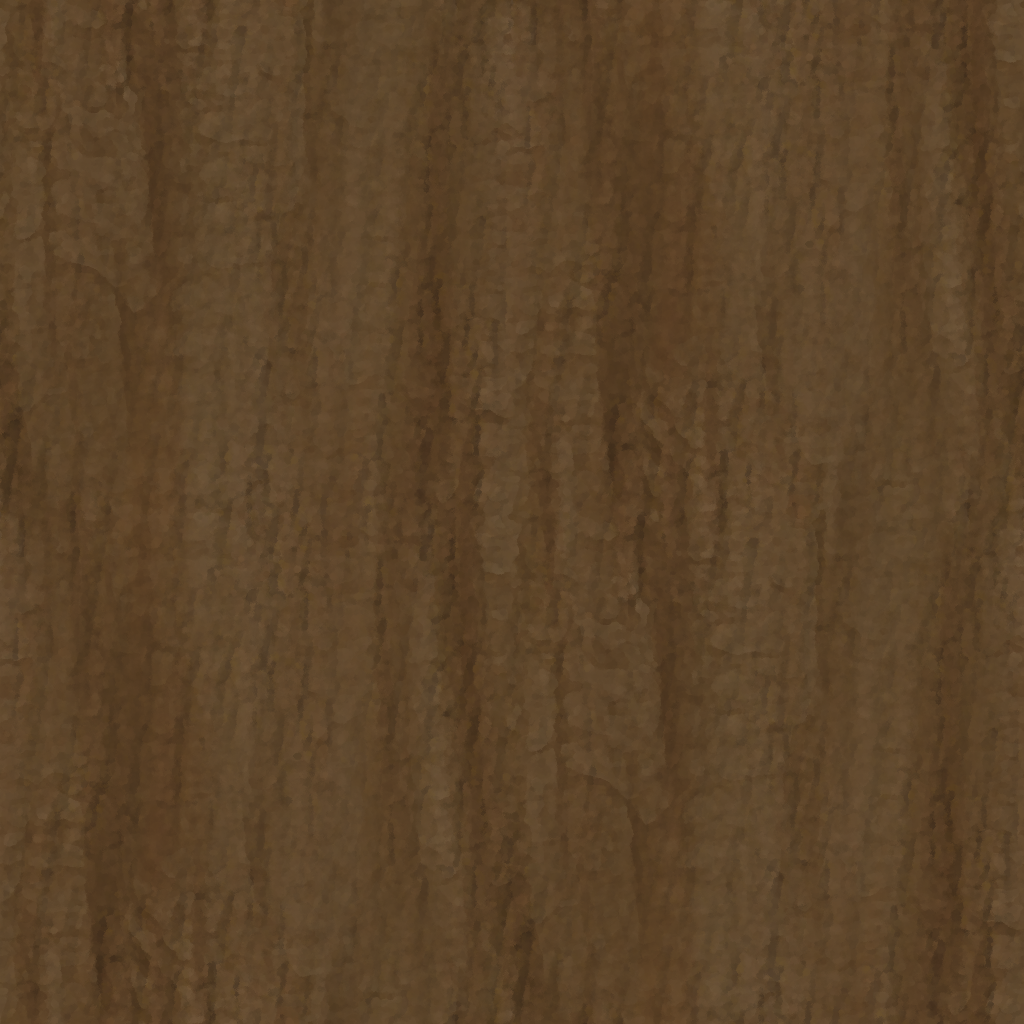
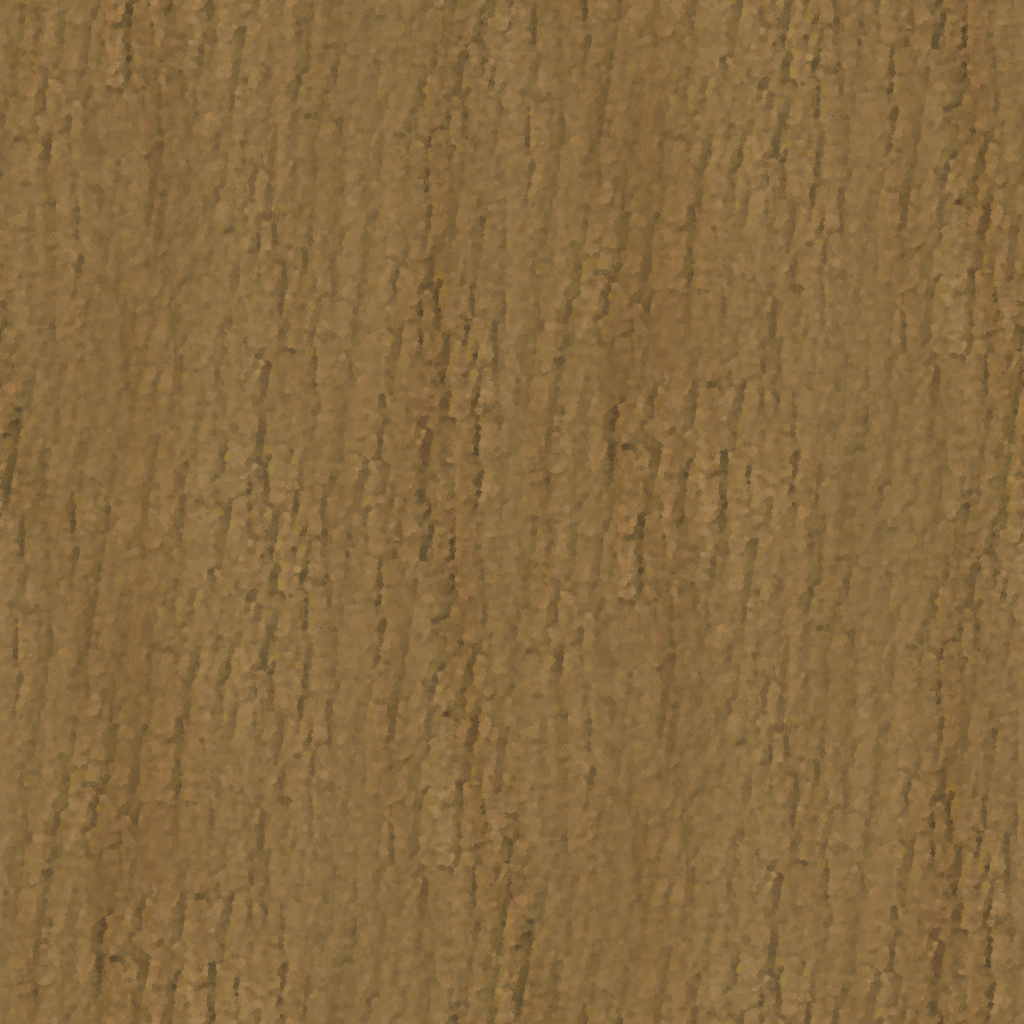
The second w=1024, h=1024 image is a revision of the first. Changes to its layers:
"Layer": opacity 58% → 30%, blend multiply → color, moved it above "stktex_generic_WoodB.png", painted on it over <box>0,0,1024,1024</box>
removed layer "Layer #1" (was multiply) over <box>0,0,1024,1024</box>
renamed "Layer #2" to "stktex_generic_WoodB.png", opacity 52% → 100%, blend soft light → normal, painted on it over <box>0,0,1024,1024</box>
